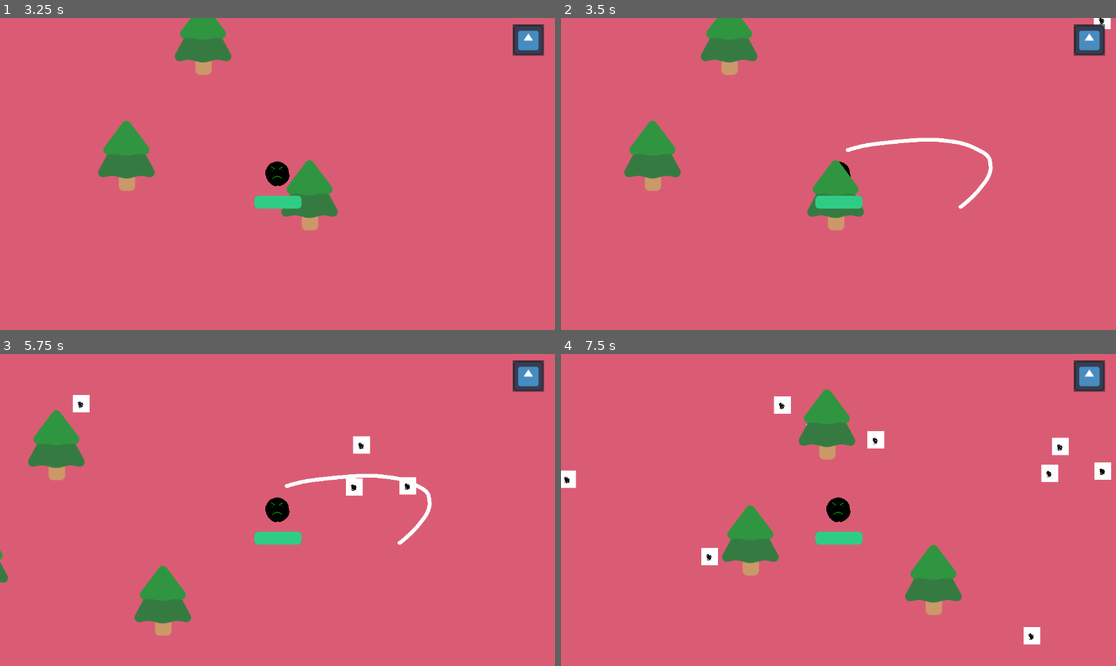
Above: before the commit, frames 1-4 (two rows, left to right).
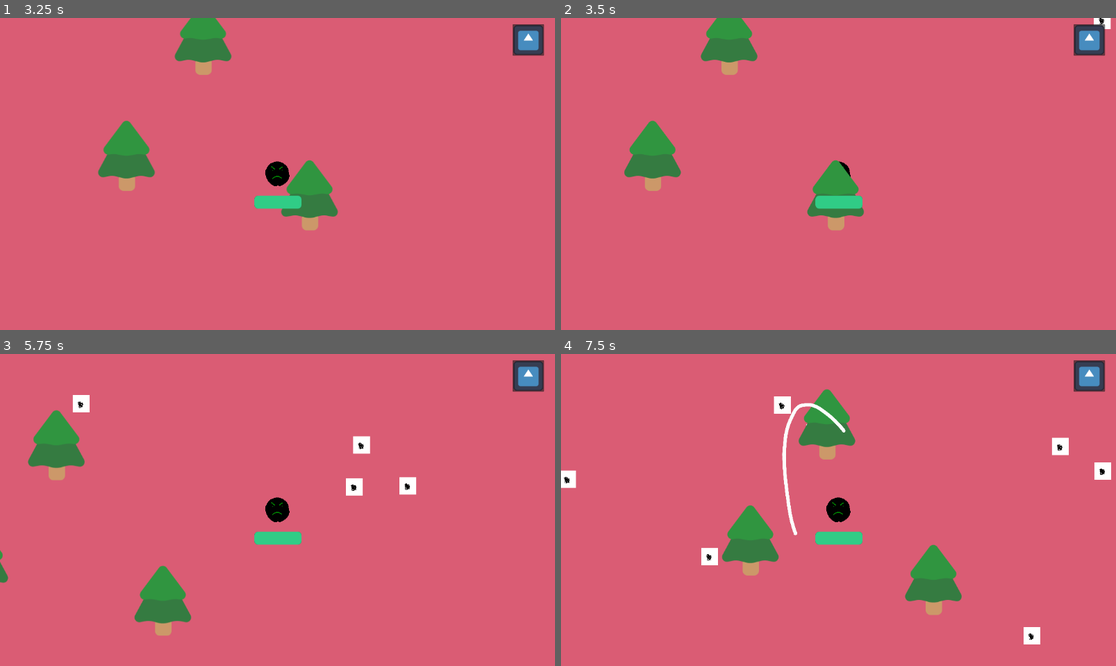
Above: after the commit, the same moments.

Repository: Reshlynt/StickArms
Game: Godot game, scene res://game_manage/main-menu.tscn
Same seed, same stepped clock (60 frames per second), same inputs: the game is played once before the commit and once after it. The engine's default icon, where the game draws it, is replaced by a stand-in: a white triangle on a blue panel in a dark square.
Inputs (mouse positions are in pixels of both pictures, inside the frame that each line leads up to):
- Up to frame 1 (3.25 s): click "Start" at 0.5 s; click (527, 39) at 1.25 s; click "Resume" at 2 s; tap Enter at 2.75 s; hold D (move_right) from 2.78 s (still down)
- Up to frame 2 (3.5 s): keep holding D (move_right)
- Up to frame 3 (5.75 s): release D (move_right) at 3.53 s; hold S (move_down) 3.53-4.28 s; tap Space at 4.25 s; hold D (move_right) 4.28-5.03 s; hold W (move_up) from 5.03 s (still down)
- Up to frame 4 (7.5 s): release W (move_up) at 5.78 s; hold A (move_left) 5.78-7.28 s; hold S (move_down) from 7.28 s (still down)

Frame 1 is identical in both runs. In frame 2, 0.5% of the frame differs, in the area x 51-78%, y 38-62%; in frame 3, 0.5%; in frame 4, 0.8%, in the area x 39-90%, y 15-59%.

Commit message:
fixed melee but also had to refactor some files

Diff:
--- a/player/player.tscn
+++ b/player/player.tscn
@@ -61,6 +61,3 @@
 show_percentage = false
 
 [node name="Slash" parent="." instance=ExtResource("3_5oqgq")]
-position = Vector2(190, 12)
-collision_layer = 0
-collision_mask = 2
--- a/player/weapons/slash.gd
+++ b/player/weapons/slash.gd
@@ -1,23 +1,53 @@
-# Create the slash attack, a damaging move done in intervals
 extends Area2D
+
+var enemies_in_range = []
+@export var timing_ratio = 2/3.0
 
 # Runs slash attack timer
 func _ready() -> void:
-	$TimerToRest.start()
+	# hide the slash and disable hitbox
+	%Weapon.visible = false
+	%HitBox.disabled = true
 
-# If enemy enters the collision box of the slash, take damage.
-func _on_body_entered(body: Node2D) -> void:
-	if body.has_method("take_damage"):
-		body.take_damage()
+	$FireRate.start()
 
-# The time that the slash stays on screen and does damage before rest is needed
-func _on_timer_to_attack_timeout() -> void:
-	%"Horizontal-slash".visible = false
-	%CollisionPolygon2D.disabled = true
-	$TimerToRest.start()
 
-# The time that the slash is disabled until the next attack
-func _on_timer_to_rest_timeout() -> void:
-	%"Horizontal-slash".visible = true
-	%CollisionPolygon2D.disabled = false
-	$TimerToAttack.start()
+# Rotate the slash to aim at enemies
+func _physics_process(delta: float) -> void:
+	enemies_in_range = get_overlapping_bodies()
+	#print(%HitArea.get_overlapping_bodies())
+	if enemies_in_range.size() > 0:
+		var target = enemies_in_range.front()
+		look_at(target.global_position)
+
+
+func _on_fire_rate_timeout() -> void:
+
+	# Don't attack if there's nothing in range
+	if enemies_in_range.size() == 0:
+		return
+
+
+	# display attack
+	%Weapon.visible = true
+	%HitBox.disabled = false
+
+	# wait a fraction of the FireRate
+	await get_tree().create_timer(%FireRate.wait_time * timing_ratio).timeout
+
+	# damage all nodes inside the Area
+	#
+	# Its key that you do the wait THEN get the overlapping bodies because get_overlapping_bodies() is
+	# calculated during the physics step, so you will get nothing if you enable the hitbox and then
+	# immediately get the overlapping bodies within the same frame
+	# (After the physics step has already happened)
+	for enemy in %HitArea.get_overlapping_bodies():
+		# for now I'm going to be skipping the has_method check because the mask should have us covered
+		# but if we get some funky business going on, check the masks and if for some reason we need to
+		# have something that can't be damaged but still needs to be on mask 2 (bad practice imo) then
+		# add the check
+		enemy.take_damage()
+
+	# hide attack
+	%Weapon.visible = false
+	%HitBox.disabled = true
--- /dev/null
+++ b/player/weapons/slash.old.gd
@@ -0,0 +1,37 @@
+# Create the slash attack, a damaging move done in intervals
+extends Area2D
+
+# Runs slash attack timer
+func _ready() -> void:
+	$TimerToRest.start()
+
+
+# Rotate the slash to aim at enemies
+func _physiscs_process(delta: float) -> void:
+	var enemies_in_range = get_overlapping_bodies()
+	if enemies_in_range.size() > 0:
+		var target = enemies_in_range.front()
+		look_at(target.global_position)
+
+
+
+# If enemy enters the collision box of the slash, take damage.
+func _on_body_entered(body: Node2D) -> void:
+	if body.has_method("take_damage"):
+		body.take_damage()
+
+# The time that the slash stays on screen and does damage before rest is needed
+func _on_timer_to_attack_timeout() -> void:
+	%"Horizontal-slash".visible = false
+	%CollisionPolygon2D.disabled = true
+
+
+
+
+	$TimerToRest.start()
+
+# The time that the slash is disabled until the next attack
+func _on_timer_to_rest_timeout() -> void:
+	%"Horizontal-slash".visible = true
+	%CollisionPolygon2D.disabled = false
+	$TimerToAttack.start()
--- /dev/null
+++ b/player/weapons/slash.old.tscn
@@ -0,0 +1,31 @@
+[gd_scene load_steps=3 format=3 uid="uid://dbk1vgdhsl6c4"]
+
+[ext_resource type="Script" path="res://player/weapons/slash.old.gd" id="1_s2mdt"]
+[ext_resource type="Texture2D" uid="uid://bbpuo26q6axkm" path="res://player/weapons/horizontal-slash.png" id="2_i185l"]
+
+[node name="Slash" type="Area2D"]
+position = Vector2(0, -1)
+rotation = 0.30407
+scale = Vector2(0.343337, 0.343337)
+script = ExtResource("1_s2mdt")
+
+[node name="Horizontal-slash" type="Sprite2D" parent="."]
+unique_name_in_owner = true
+scale = Vector2(0.600463, 0.600463)
+texture = ExtResource("2_i185l")
+
+[node name="CollisionPolygon2D" type="CollisionPolygon2D" parent="."]
+unique_name_in_owner = true
+polygon = PackedVector2Array(-514, -210, -511, -162, -454.365, 125.242, -128.154, 160.193, 14.563, 180.581, 127, 184, 259.221, 192.231, 369.899, 52.4267, 422.326, -133.979, 256.308, -241.745, -69.9023, -288.347, -336, -242)
+disabled = true
+
+[node name="TimerToRest" type="Timer" parent="."]
+one_shot = true
+
+[node name="TimerToAttack" type="Timer" parent="."]
+wait_time = 0.1
+one_shot = true
+
+[connection signal="body_entered" from="." to="." method="_on_body_entered"]
+[connection signal="timeout" from="TimerToRest" to="." method="_on_timer_to_rest_timeout"]
+[connection signal="timeout" from="TimerToAttack" to="." method="_on_timer_to_attack_timeout"]
--- a/player/weapons/slash.tscn
+++ b/player/weapons/slash.tscn
@@ -1,31 +1,46 @@
-[gd_scene load_steps=3 format=3 uid="uid://dbk1vgdhsl6c4"]
+[gd_scene load_steps=4 format=3 uid="uid://cutkwrcjmdklh"]
 
 [ext_resource type="Texture2D" uid="uid://bbpuo26q6axkm" path="res://player/weapons/horizontal-slash.png" id="1_gxyyo"]
 [ext_resource type="Script" path="res://player/weapons/slash.gd" id="1_y3o7g"]
 
+[sub_resource type="CircleShape2D" id="CircleShape2D_6ge1u"]
+radius = 569.225
+
 [node name="Slash" type="Area2D"]
-scale = Vector2(0.343337, 0.343337)
+rotation = -0.00179307
+scale = Vector2(0.410283, 0.410283)
+collision_layer = 0
+collision_mask = 2
 script = ExtResource("1_y3o7g")
 
-[node name="Horizontal-slash" type="Sprite2D" parent="."]
+[node name="CollisionShape2D" type="CollisionShape2D" parent="."]
+shape = SubResource("CircleShape2D_6ge1u")
+
+[node name="Weapon" type="Marker2D" parent="CollisionShape2D"]
 unique_name_in_owner = true
-visible = false
-scale = Vector2(0.600463, 0.600463)
+
+[node name="Sprite2D" type="Sprite2D" parent="CollisionShape2D/Weapon"]
+position = Vector2(275, -12)
+rotation = 0.273421
+scale = Vector2(0.451769, 0.451769)
 texture = ExtResource("1_gxyyo")
 
-[node name="CollisionPolygon2D" type="CollisionPolygon2D" parent="."]
+[node name="HitArea" type="Area2D" parent="CollisionShape2D/Weapon/Sprite2D"]
 unique_name_in_owner = true
-visible = false
+scale = Vector2(1.70749, 1.62798)
+collision_layer = 0
+collision_mask = 2
+
+[node name="HitBox" type="CollisionPolygon2D" parent="CollisionShape2D/Weapon/Sprite2D/HitArea"]
+unique_name_in_owner = true
+rotation = -0.00258431
+scale = Vector2(0.999247, 0.995365)
 polygon = PackedVector2Array(-514, -210, -511, -162, -454.365, 125.242, -128.154, 160.193, 14.563, 180.581, 127, 184, 259.221, 192.231, 369.899, 52.4267, 422.326, -133.979, 256.308, -241.745, -69.9023, -288.347, -336, -242)
 disabled = true
 
-[node name="TimerToRest" type="Timer" parent="."]
-one_shot = true
+[node name="FireRate" type="Timer" parent="."]
+unique_name_in_owner = true
+wait_time = 0.3
+autostart = true
 
-[node name="TimerToAttack" type="Timer" parent="."]
-wait_time = 0.1
-one_shot = true
-
-[connection signal="body_entered" from="." to="." method="_on_body_entered"]
-[connection signal="timeout" from="TimerToRest" to="." method="_on_timer_to_rest_timeout"]
-[connection signal="timeout" from="TimerToAttack" to="." method="_on_timer_to_attack_timeout"]
+[connection signal="timeout" from="FireRate" to="." method="_on_fire_rate_timeout"]
--- a/project.godot
+++ b/project.godot
@@ -14,6 +14,10 @@
 run/main_scene="res://game_manage/main-menu.tscn"
 config/features=PackedStringArray("4.3", "Forward Plus")
 config/icon="res://icon.svg"
+
+[dotnet]
+
+project/assembly_name="Stick Arms"
 
 [input]
 
--- a/player/weapons/bullet.tscn
+++ b/tutorial/weapons/bullet.tscn
@@ -1,6 +1,6 @@
 [gd_scene load_steps=4 format=3 uid="uid://ba1kk14dmorq"]
 
-[ext_resource type="Script" path="res://player/weapons/bullet.gd" id="1_frdvn"]
+[ext_resource type="Script" path="res://tutorial/weapons/bullet.gd" id="1_frdvn"]
 [ext_resource type="Texture2D" uid="uid://buqvqtx6bpkgw" path="res://test-assets/projectile.png" id="2_yuqqa"]
 
 [sub_resource type="CircleShape2D" id="CircleShape2D_d2vcx"]
--- a/player/weapons/gun.gd
+++ b/tutorial/weapons/gun.gd
@@ -9,7 +9,7 @@
 
 # Create the projectile scene
 func shoot():
-	const BULLET = preload("res://player/weapons/bullet.tscn")
+	const BULLET = preload("res://tutorial/weapons/bullet.tscn")
 	var new_bullet = BULLET.instantiate()
 	new_bullet.global_position = %ShootPoint.global_position
 	new_bullet.global_rotation = %ShootPoint.global_rotation
--- a/player/weapons/gun.tscn
+++ b/tutorial/weapons/gun.tscn
@@ -1,12 +1,13 @@
 [gd_scene load_steps=4 format=3 uid="uid://kr7xtgdk33kd"]
 
-[ext_resource type="Script" path="res://player/weapons/gun.gd" id="1_1qvb5"]
+[ext_resource type="Script" path="res://tutorial/weapons/gun.gd" id="1_1qvb5"]
 [ext_resource type="Texture2D" uid="uid://b2cyxqjxu10vn" path="res://test-assets/pistol.png" id="2_b3p08"]
 
 [sub_resource type="CircleShape2D" id="CircleShape2D_cu0se"]
 radius = 569.225
 
 [node name="Gun" type="Area2D"]
+position = Vector2(-6, -2)
 collision_layer = 0
 collision_mask = 2
 script = ExtResource("1_1qvb5")
Not shown: 1 places in player/player.tscn that only renumber resources
Renamed: player/weapons/bullet.gd -> tutorial/weapons/bullet.gd
